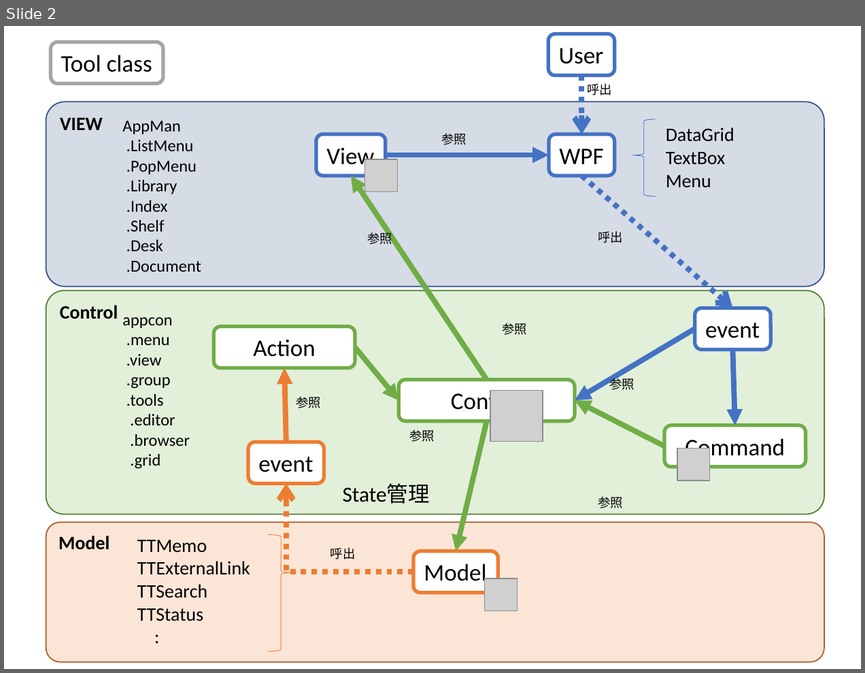
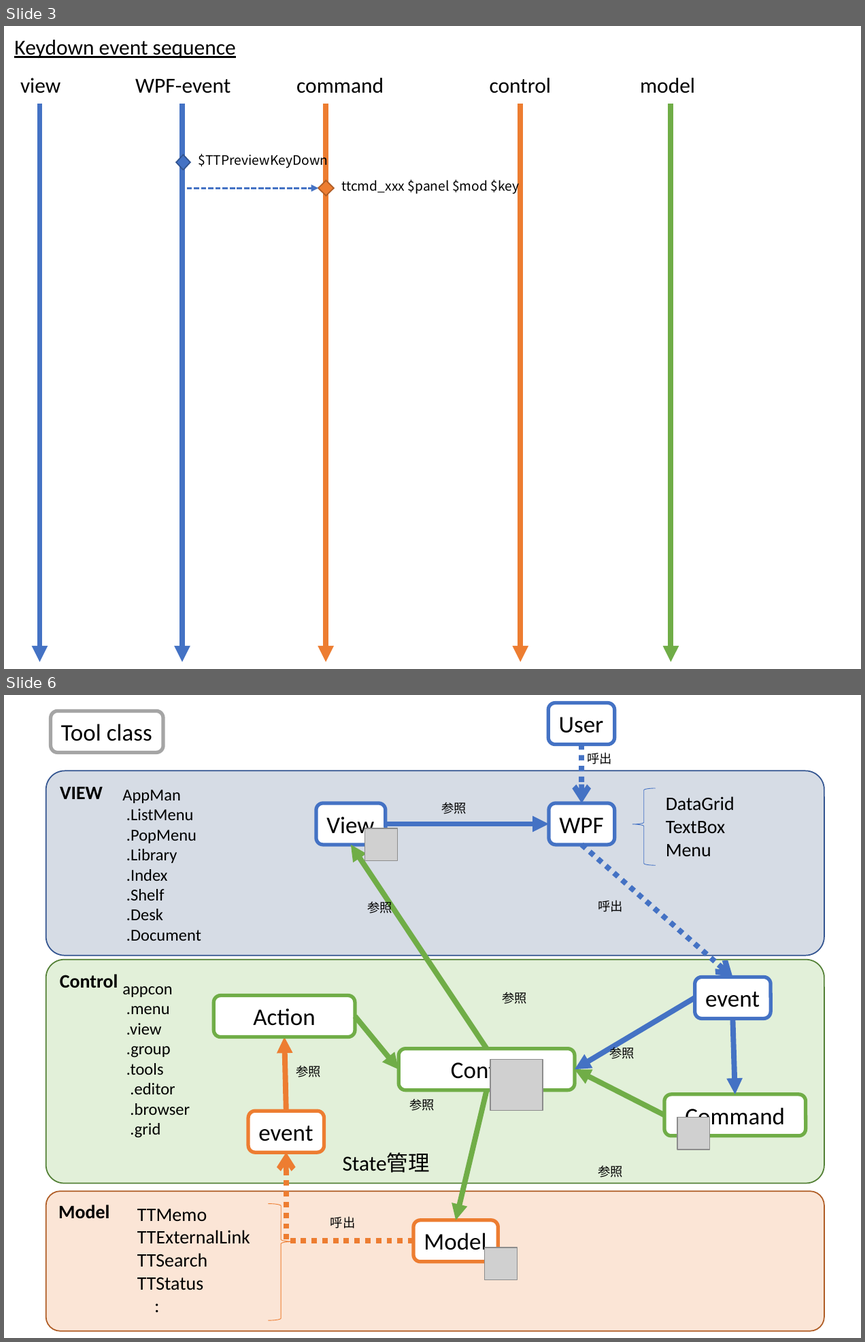
Before and after one commit to gogowooky/ThinktankPS, a slide deck: thinktank.pptx. Shown one above the other, each under a label of ours: slide 2 before the commit, slides 3 and 6 after it; the slides between them are not shown. The pictures are 865x673 and 865x1342 pixels, drawn with LibreOffice and Linux fonts; fonts in the diff are those of the drawing; grey boxes stand for pictures. Boxes give left, top, right and bottom in pixels: in the first picture for what was removed or moved away, otherwise in the second. Text is boxed around its words. In the diff, an @@ line names an element or a change of style, - is before the commit and + after.

```diff
--- a/thinktank.pptx
+++ b/thinktank.pptx
@@ slide 3 added at <box>4,26,861,669</box>, background #FFFFFF @@
@@ text added at <box>14,40,236,58</box>, 18 pt, text #000000, underline @@
+Keydown event sequence
@@ text added at <box>20,78,60,93</box>, 18 pt, text #000000 @@
+view
@@ text added at <box>135,78,230,93</box>, 18 pt, text #000000 @@
+WPF-event
@@ text added at <box>296,78,383,93</box>, 18 pt, text #000000 @@
+command
@@ text added at <box>490,78,551,93</box>, 18 pt, text #000000 @@
+control
@@ text added at <box>640,78,695,93</box>, 18 pt, text #000000 @@
+model
@@ arrow added from (40, 103) to (40, 662), #4472C4 4.5 pt @@
@@ arrow added from (182, 103) to (182, 662), #4472C4 4.5 pt @@
@@ arrow added from (325, 103) to (325, 662), #ED7D31 4.5 pt @@
@@ arrow added from (521, 103) to (521, 662), #ED7D31 4.5 pt @@
@@ arrow added from (670, 103) to (670, 662), #70AD47 4.5 pt @@
@@ diamond added at <box>176,155,190,170</box>, fill #4472C4, outline #325491 1 pt @@
@@ text added at <box>198,151,328,169</box>, 11 pt, text #000000 @@
+$TTPreviewKeyDown
@@ elbow arrow added from (183, 170) to (318, 188), #4472C4 1.5 pt dashed @@
@@ diamond added at <box>318,180,334,195</box>, fill #ED7D31, outline #AF5C24 1 pt @@
@@ text added at <box>341,177,519,195</box>, 11 pt, text #000000 @@
+ttcmd_xxx $panel $mod $key
@@ what was slide 2 is now slide 6 @@
```
Also in this commit, not shown: 3 other slides added.
